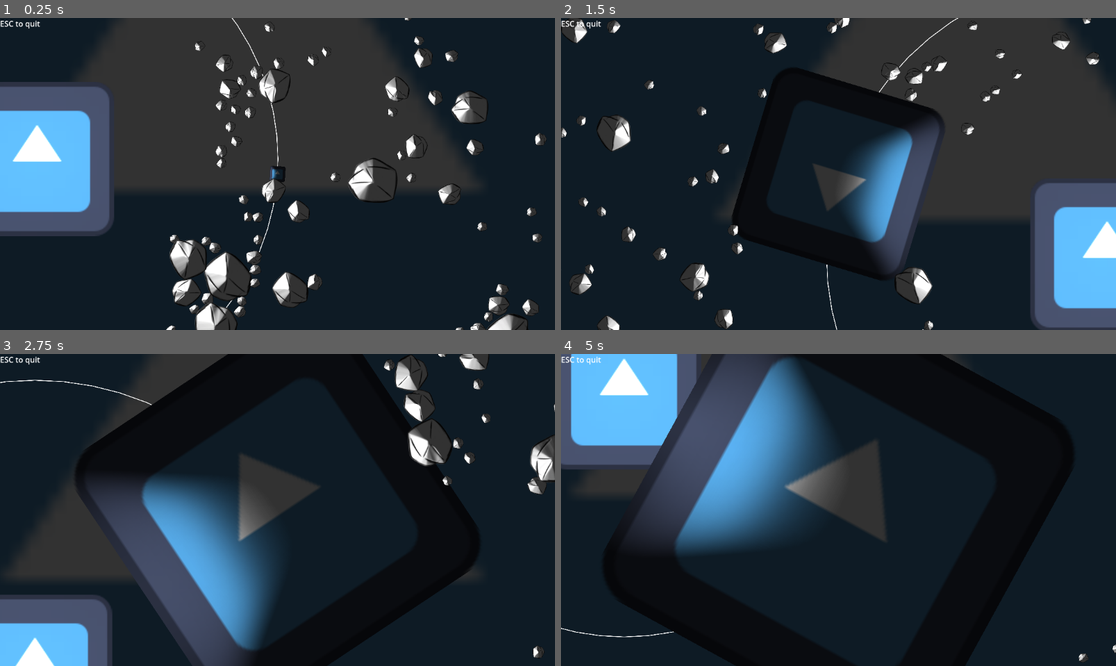
Above: before the commit, frames 1-4 (two rows, left to right).
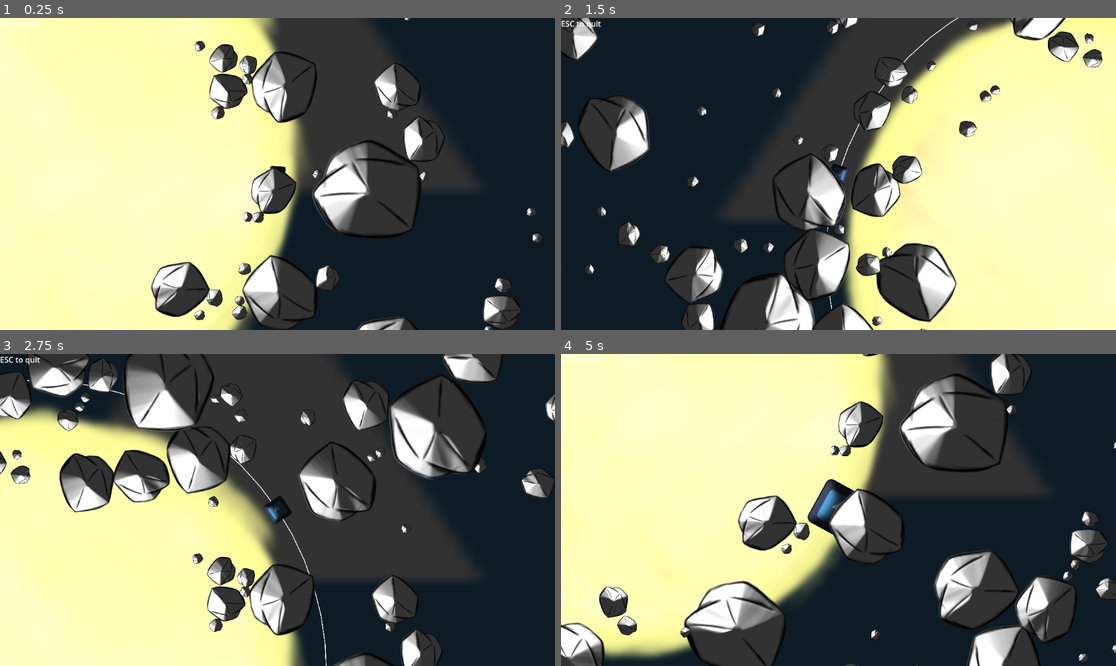
Above: after the commit, the same moments.

Repository: Aroweeri/gmtk2025
Game: Godot game, scene res://scenes/Main.tscn
Two runs of this game, one before a commit and one after it. Both use one fixed random seed, a clock stepped at 60 frames per second and the inputs below. The engine's default icon, where the game draws it, is replaced by a stand-in: a white triangle on a blue panel in a dark square.
Inputs:
- Up to frame 1 (0.25 s): no input
- Up to frame 2 (1.5 s): hold Up (ui_up) 0.53-1.28 s; hold 1 (zoom1) 0.53-1.28 s; hold Down (ui_down) from 1.28 s (still down); tap 2 (zoom2) at 1.35 s
- Up to frame 3 (2.75 s): release Down (ui_down) at 2.03 s; hold Up (ui_up) from 2.03 s (still down); hold 3 (zoom3) from 2.03 s (still down)
- Up to frame 4 (5 s): release 3 (zoom3) at 2.78 s; tap 1 (zoom1) at 2.85 s; release Up (ui_up) at 3.53 s; hold 2 (zoom2) 3.53-4.28 s; hold Down (ui_down) from 3.53 s (still down); tap 3 (zoom3) at 4.35 s

The runs differ from the first frame. In frame 1, 58% of the frame differs, in the area x 0-99%, y 0-100%; in frame 2, 61%; in frame 3, 72%, in the area x 0-100%, y 0-100%; in frame 4, 70%.

Commit message:
Add Sun, tweak asteroid sizes and mass growth ratio.

Diff:
--- a/scenes/Main.tscn
+++ b/scenes/Main.tscn
@@ -1,8 +1,9 @@
-[gd_scene load_steps=9 format=3 uid="uid://bhujpltdw4ljj"]
+[gd_scene load_steps=10 format=3 uid="uid://bhujpltdw4ljj"]
 
 [ext_resource type="Script" uid="uid://cretloakqtccg" path="res://scenes/main.gd" id="1_rarhs"]
 [ext_resource type="Texture2D" uid="uid://dkm55g8bd5x2i" path="res://icon.svg" id="1_rvslj"]
 [ext_resource type="Script" uid="uid://dp84pamq5ofd7" path="res://scripts/rotator.gd" id="2_0bbpv"]
+[ext_resource type="Texture2D" uid="uid://chw70u2c8siwq" path="res://assets/Sun.png" id="2_nxtc6"]
 [ext_resource type="Script" uid="uid://bt0iktgl5e5py" path="res://scripts/player.gd" id="3_0bbpv"]
 [ext_resource type="Texture2D" uid="uid://bpd0ghj8asrp0" path="res://icon_n.png" id="5_c01mt"]
 [ext_resource type="Texture2D" uid="uid://b8lhxbmwq6pew" path="res://assets/2d_lights_and_shadows_neutral_point_light.webp" id="6_nxtc6"]
@@ -18,8 +19,8 @@
 script = ExtResource("1_rarhs")
 
 [node name="Sun" type="Sprite2D" parent="."]
-scale = Vector2(10, 10)
-texture = ExtResource("1_rvslj")
+scale = Vector2(7.83333, 7.83334)
+texture = ExtResource("2_nxtc6")
 
 [node name="PlayerRotator" type="Node2D" parent="."]
 script = ExtResource("2_0bbpv")
--- a/scenes/main.gd
+++ b/scenes/main.gd
@@ -7,7 +7,7 @@
 
 func _ready() -> void:
 	#loop and create 800 different asteroids
-	for i in range(800):
+	for i in range(400):
 
 		#use tempRotator and tempPositioner to pick a random angle and go out a random distance, to
 		#distribute astreroids equally around the center.
@@ -26,7 +26,7 @@
 
 		#use math to determine and set the scale of the new asteroid
 		var myrand = randf()
-		var scaleFactor = (pow(myrand, 4)*2+0.5)/3
+		var scaleFactor = (pow(myrand, 4)*5+0.5)/3
 		(newObstacle.get_node("CollisionShape2D/Sprite2D") as Node2D).scale *= scaleFactor #just sprite size
 
 		#set it's size for eating math
--- a/scripts/player.gd
+++ b/scripts/player.gd
@@ -16,7 +16,7 @@
 		#absorb
 		var bodyMass = size_to_mass(body.size)
 		var myMass = size_to_mass(size)
-		size = mass_to_size(bodyMass+myMass)
+		size = mass_to_size(bodyMass/4+myMass)
 		$Sprite.scale = Vector2(size/startingSize,size/startingSize)
 		$StaticBody2D/CollisionShape2D.shape.radius = startingSize*(size/startingSize)
 		body.queue_free()
Not shown, changed: assets/asteroid-a.png.import
Not shown, changed: assets/asteroid-a_n.png.import
Not shown, changed: assets/asteroid-b.png.import
Not shown, changed: assets/asteroid-b_n.png.import
Not shown, changed: assets/asteroid-c.png.import
Not shown, changed: assets/asteroid-c_n.png.import
Not shown, changed: assets/asteroid-d.png.import
Not shown, changed: assets/asteroid-d_n.png.import
Not shown, changed: assets/asteroid-e.png.import
Not shown, changed: assets/asteroid-e_n.png.import
Not shown, changed: assets/asteroid-f.png.import
Not shown, changed: assets/asteroid-f_n.png.import
(and 8 more such lines)
